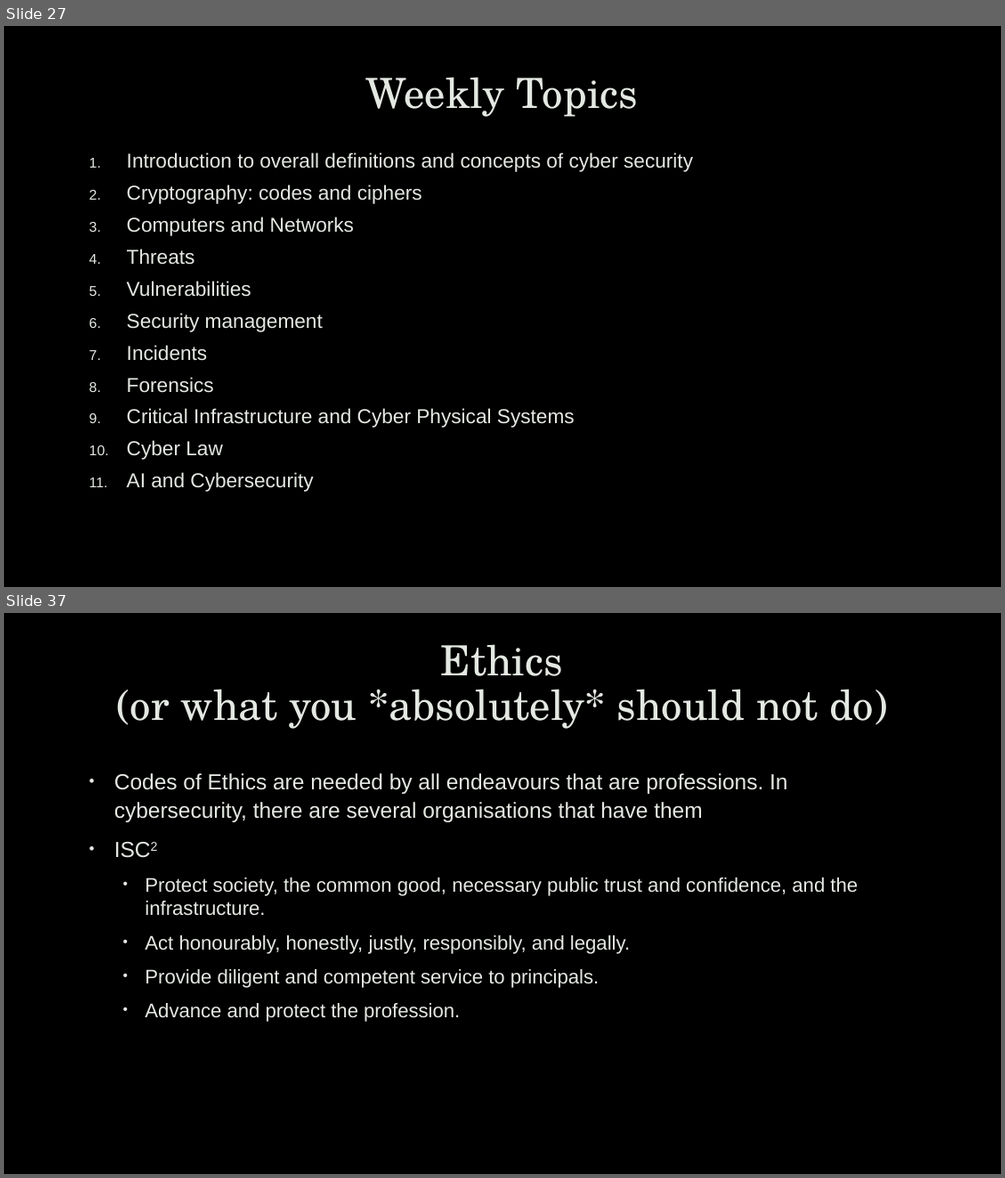
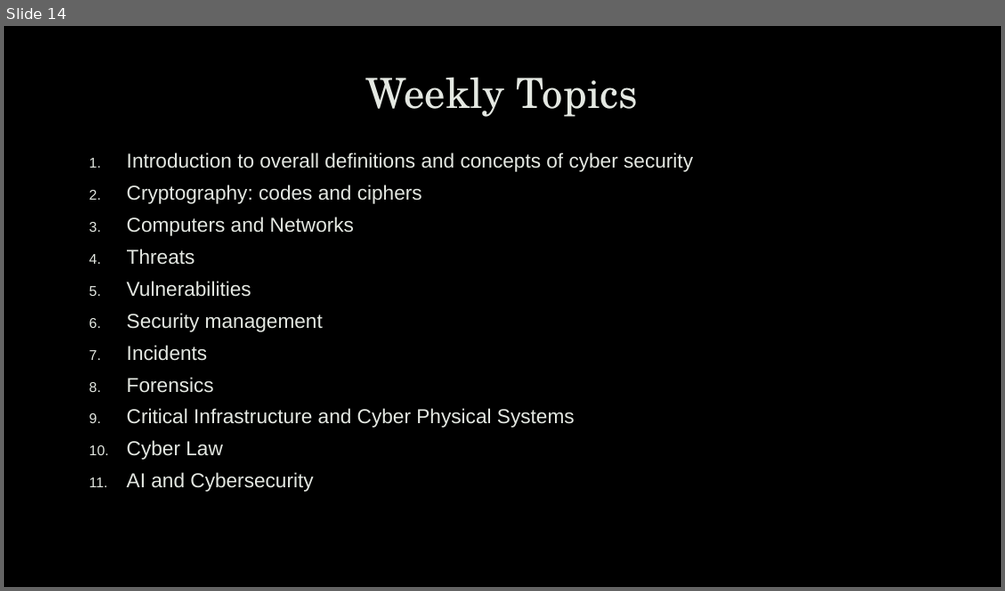
Before and after one commit to uwacyber/cits1003, a slide deck: cits1003-lecture_slides/CITS1003-0 Overview.pptx. Shown one above the other, each under a label of ours: slides 27 and 37 before the commit, slide 14 after it; the slides between them are not shown. The pictures are 1005x1178 and 1005x591 pixels, drawn with LibreOffice and Linux fonts; fonts in the diff are those of the drawing; background and template pictures are left out. Boxes give left, top, right and bottom in pixels: in the first picture for what was removed or moved away, otherwise in the second. Text is boxed around its words. In the diff, an @@ line names an element or a change of style, - is before the commit and + after.

```diff
--- a/cits1003-lecture_slides/CITS1003-0 Overview.pptx
+++ b/cits1003-lecture_slides/CITS1003-0 Overview.pptx
@@ slide 37 removed at (4, 613, 1001, 1174), background picture (left out) @@
@@ title removed at (116, 644, 888, 729) @@
-Ethics
-(or what you *absolutely* should not do)
@@ text removed at (114, 773, 858, 1022) @@
-• Codes of Ethics are needed by all endeavours that are professions. In cybersecurity, there are several organisations that have them
-• ISC2
-  • Protect society, the common good, necessary public trust and confidence, and the infrastructure.
-  • Act honourably, honestly, justly, responsibly, and legally.
-  • Provide diligent and competent service to principals.
-  • Advance and protect the profession.
@@ what was slide 27 is now slide 14 @@
```
Also in this commit, not shown: 6 slides changed, 1 slide added, 24 other slides removed, 3 other files.
